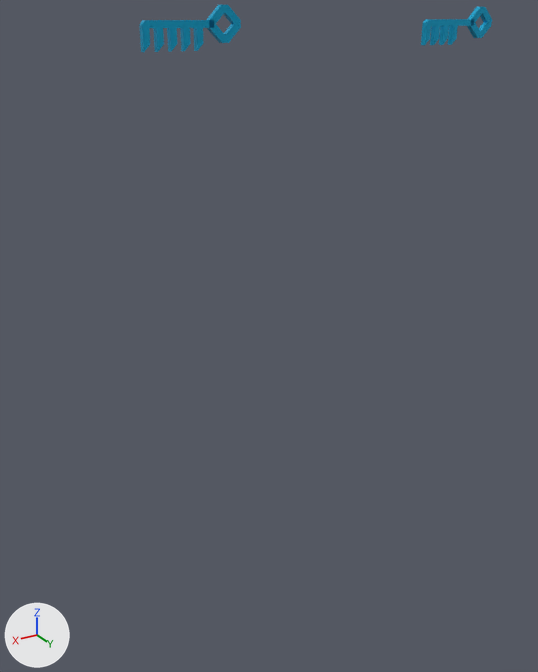
A saved change to the Blender file blender_models/Items.blend.
Rendered twice from a 50 mm lens placed at (6.0196, -0.9674, 0.0215), pointed at (5.9998, -1.0004, 0.005). The lights are fixed; the arrows at lower left show +X, +Y and +Z.

Before the edit, the objects in view are built like this:
```python
me_cube_003 = bpy.data.meshes.new('Cube.003')
me_cube_003.from_pydata(...)  # 66 vertices, 59 faces; spans x -0.1..0.2, y -0.01..0.01, z -0.07..0.05
me_cube_003.materials.append(mat_key)  # cyan #1fb8e7
me_cube_004 = bpy.data.meshes.new('Cube.004')
me_cube_004.from_pydata(...)  # 74 vertices, 65 faces; spans x -0.1..0.2, y -0.01..0.01, z -0.07..0.05
me_cube_004.materials.append(mat_key)  # cyan #1fb8e7
ob_key_4 = bpy.data.objects.new('Key 4', me_cube_003)
ob_key_4.location = (4.0, -3.0, 0.0)
ob_key_5 = bpy.data.objects.new('Key 5', me_cube_004)
ob_key_5.location = (5.0, -3.0, 0.0)
```
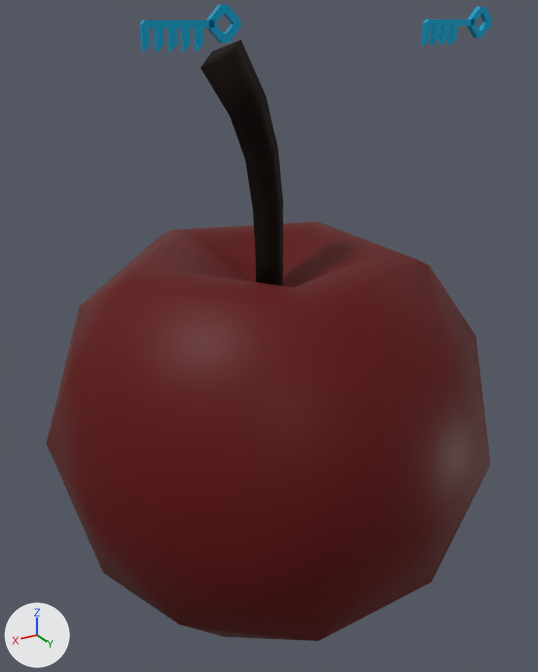
Commit message: add Cherry item

The change, as a list of edits to the scene's bpy script:
```text
Add mat_cherry_skin:
    mat_cherry_skin = principled_material('Cherry Skin')
    mat_cherry_skin.base_color = (0.119, 0.00669, 0.00669)  # dark red #611313
    mat_cherry_skin.specular_ior_level = 0.2
Add mat_cherry_branch:
    mat_cherry_branch = principled_material('Cherry Branch')
    mat_cherry_branch.base_color = (0.00808, 0.0034, 0.00201)  # black #160b07
    mat_cherry_branch.roughness = 0.9
    mat_cherry_branch.specular_ior_level = 0.2
Add me_icosphere:
    me_icosphere.from_pydata(...)  # 105 vertices, 133 faces; spans x -0.0119..0.0119, y -0.0125..0.0125, z -0.0125..0.0204
    me_icosphere.polygons.foreach_set('use_smooth', [True] * 133)
    # faces by material slot: [111, 22]
    me_icosphere.materials.append(mat_cherry_skin)  # dark red #611313
    me_icosphere.materials.append(mat_cherry_branch)  # black #160b07
Add ob_cherry:
    ob_cherry = bpy.data.objects.new('Cherry', me_icosphere)
    ob_cherry.location = (6.0, -1.0, 0.0)
```

Location of each change, (x1, y1, x2, y2) in pixels of the pictures (538 x 672 px):
'Cherry', added (red)
    after: (46, 40, 490, 641)
    faces in mat_cherry_skin (dark red #611313): (46, 221, 490, 641)
    faces in mat_cherry_branch (black #160b07): (201, 40, 283, 286)
